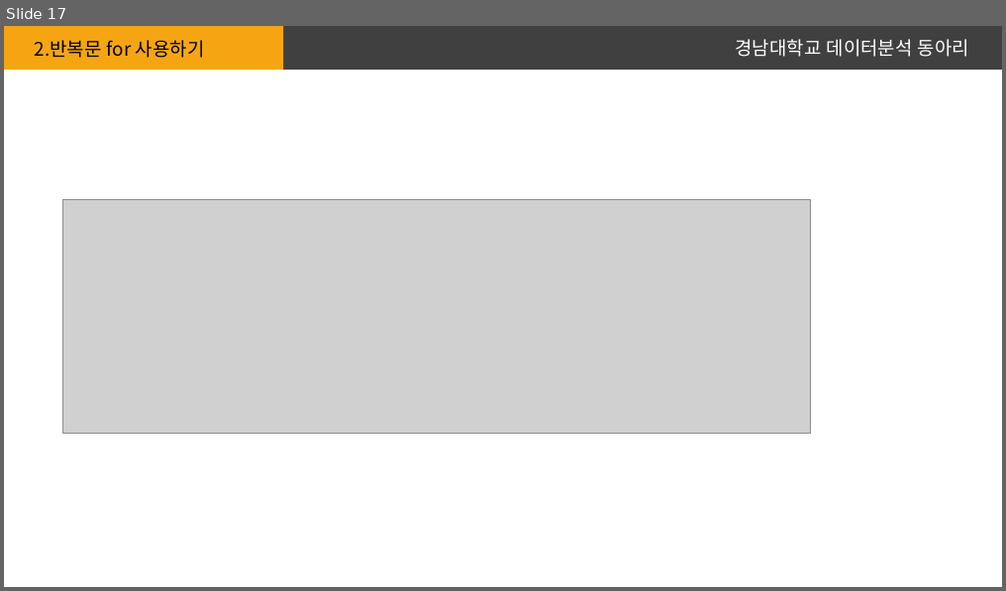
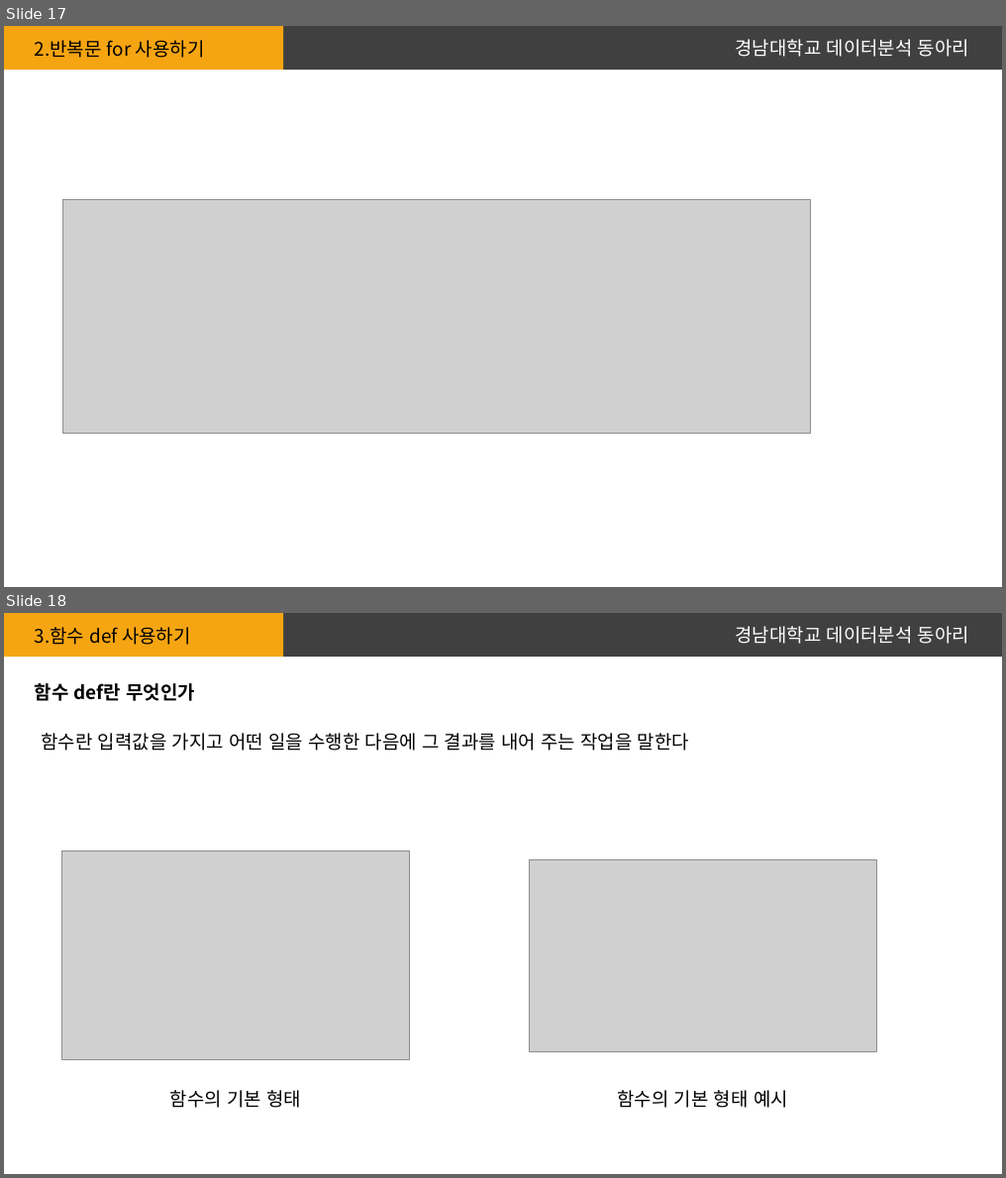
Before and after one commit to Sociology-Ku/DA_2021, a slide deck: Team_B/발표자료/반복문,조간문기본.pptx. Shown one above the other, each under a label of ours: slide 17 before the commit, slides 17 and 18 after it. The pictures are 1006x591 and 1006x1178 pixels, drawn with LibreOffice and Linux fonts; fonts in the diff are those of the drawing; grey boxes stand for pictures. Boxes give left, top, right and bottom in pixels: in the first picture for what was removed or moved away, otherwise in the second. Text is boxed around its words. In the diff, an @@ line names an element or a change of style, - is before the commit and + after.

```diff
--- a/Team_B/발표자료/반복문,조간문기본.pptx
+++ b/Team_B/발표자료/반복문,조간문기본.pptx
@@ slide 18 added at [4,613,1002,1174], background #FFFFFF; not listed: 2 template elements that a slide beside it also shows @@
@@ text added at [35,627,191,645], 18 pt, text #000000 @@
+3.함수 def 사용하기
@@ text added at [735,626,969,644], 18 pt, text #FFFFFF @@
+경남대학교 데이터분석 동아리
@@ text added at [35,683,196,701], 18 pt, text #000000, bold @@
+함수 def란 무엇인가
@@ text added at [42,733,689,751], 18 pt, text #000000 @@
+함수란 입력값을 가지고 어떤 일을 수행한 다음에 그 결과를 내어 주는 작업을 말한다
@@ picture added at [61,852,410,1060] @@
@@ picture added at [529,861,876,1052] @@
@@ text added at [170,1090,301,1108], 18 pt, text #000000 @@
+함수의 기본 형태
@@ text added at [617,1090,788,1108], 18 pt, text #000000 @@
+함수의 기본 형태 예시
```
Also in this commit, not shown: 7 other slides added.
